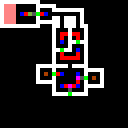
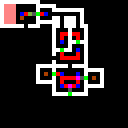
Before/after of a 128×128 layered artwork. What changed in the layer stack:
painted on "walls" over [20, 16, 56, 60]
painted on "cables" over [60, 76, 76, 84]
